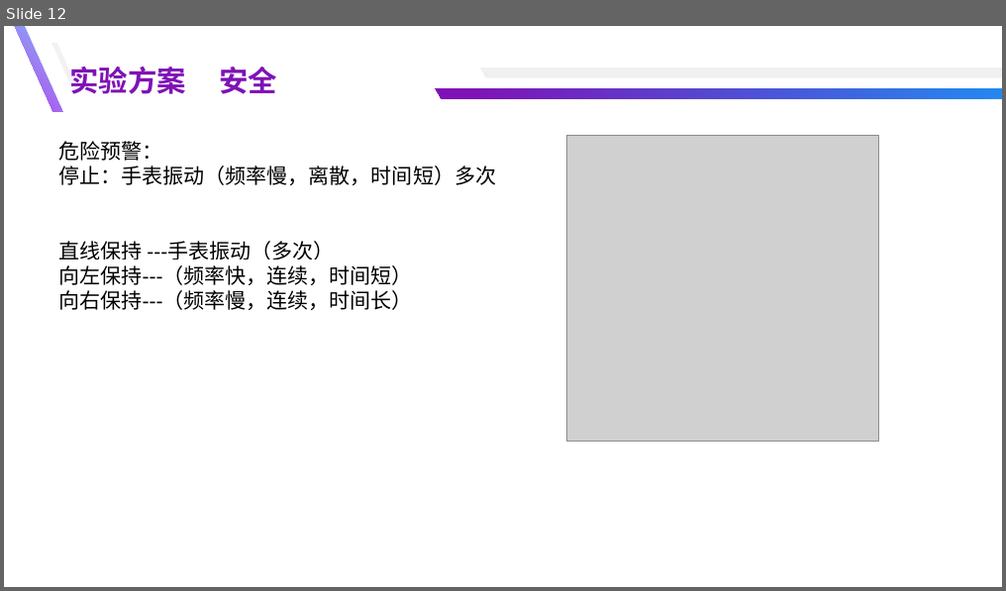
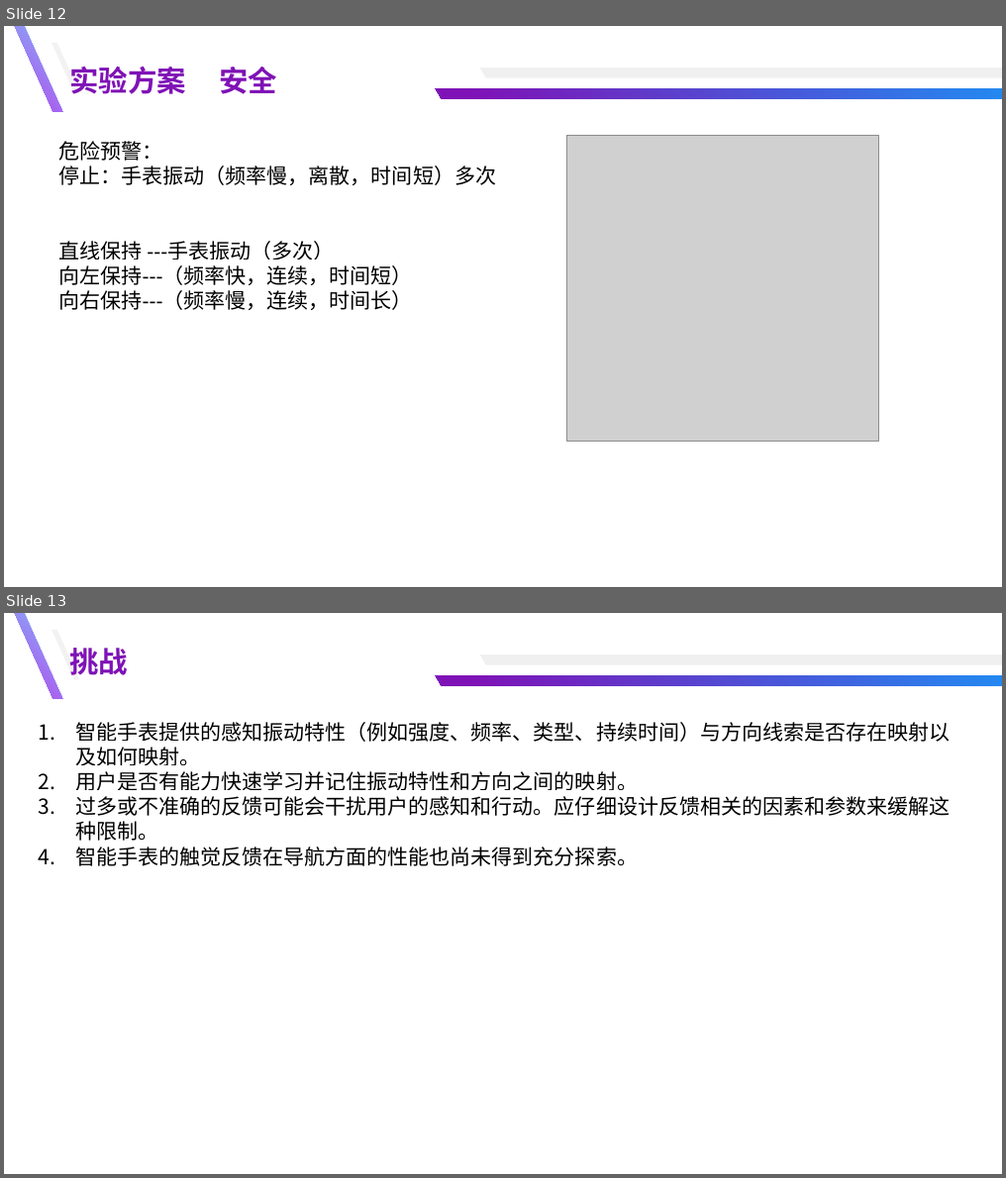
Before and after one commit to yuyongsong/Paper, a slide deck: 总结汇报-余泳松 - 副本.pptx. Shown one above the other, each under a label of ours: slide 12 before the commit, slides 12 and 13 after it. The pictures are 1006x591 and 1006x1178 pixels, drawn with LibreOffice and Linux fonts; fonts in the diff are those of the drawing; grey boxes stand for pictures. Boxes give left, top, right and bottom in pixels: in the first picture for what was removed or moved away, otherwise in the second. Text is boxed around its words. In the diff, an @@ line names an element or a change of style, - is before the commit and + after.

```diff
--- a/总结汇报-余泳松 - 副本.pptx
+++ b/总结汇报-余泳松 - 副本.pptx
@@ slide 13 added at [4,613,1002,1174], background #FFFFFF @@
@@ freeform shape added at [15,613,62,699], fill gradient #81BDF8 to #B543ED @@
@@ freeform shape added at [52,630,80,679], fill #F2F2F2 @@
@@ text added at [70,648,129,675], 28 pt, text #7F12B6, bold @@
+挑战
@@ freeform shape added at [480,655,1002,665], fill #F0F0F0 @@
@@ freeform shape added at [436,676,1002,686], fill gradient #228AF2 to #7F12B6 @@
@@ text added at [75,722,949,866], 20 pt, text #000000 @@
+1. 智能手表提供的感知振动特性（例如强度、频率、类型、持续时间）与方向线索是否存在映射以及如何映射。
+2. 用户是否有能力快速学习并记住振动特性和方向之间的映射。
+3. 过多或不准确的反馈可能会干扰用户的感知和行动。应仔细设计反馈相关的因素和参数来缓解这种限制。
+4. 智能手表的触觉反馈在导航方面的性能也尚未得到充分探索。
```
Also in this commit, not shown: 1 other slide added, 7 other files.
